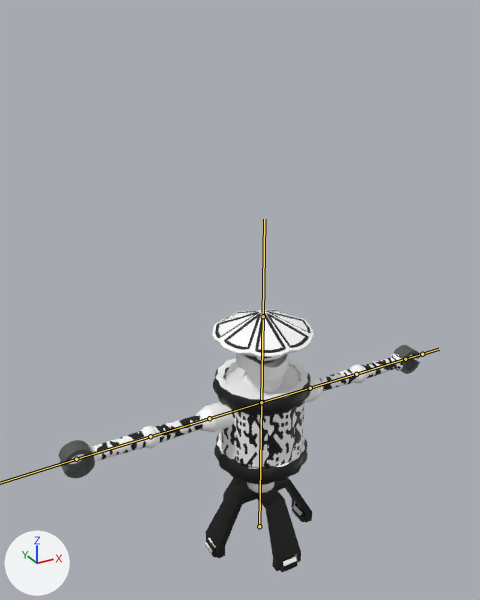
The FBX model Assets/art/player/mesh/robotLumberjackRigged.fbx as it was, and as the next commit left it.
One viewpoint serves both versions: a camera (50 mm lens) standing at (-3.55, -5.9, 6.4) and looking at (-0.3, 0.01, 3.45). The lights are fixed; the arrows at lower left show +X, +Y and +Z. The bones that bend it are drawn over the model as lines.

Names of what the first picture shows: 'player'.
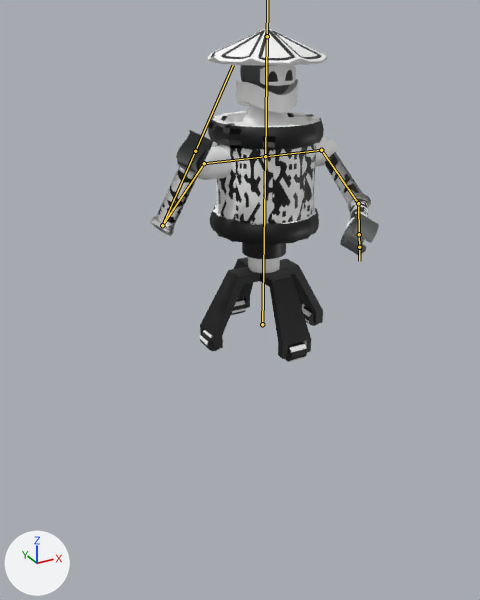
The newer file adds an action. The first version stands in its rest pose; the second is drawn at frame 1 of the action 'Armature.001|CubeAction'.

Pixel boxes (x1, y1, x2, y2) of what changed, in the pictures (480 x 600 px):
'player', posed (37% narrower, 27% taller)
    before: (58, 309, 420, 572)
    after: (150, 27, 379, 362)
bone 'arm.R', root to tip
    before: (209, 418) to (150, 436)
    after: (204, 163) to (162, 225)
bone 'foreArm.R', root to tip
    before: (150, 436) to (76, 459)
    after: (162, 225) to (195, 151)
bone 'arm.L', root to tip
    before: (310, 388) to (356, 374)
    after: (321, 150) to (358, 203)
bone 'foreArm.L', root to tip
    before: (356, 374) to (405, 359)
    after: (358, 203) to (359, 234)

The change in detail:
Object 'Armature.001' (bone_rig_object) moves from (0.0, 0.0, 0.0) to (0.0, 0.0, 2.968).
Bone 'arm.R' (bone_arm_r) turns from (0, 0, 0) to (71, 39, 53) degrees about its own x, y and z.
Bone 'foreArm.R' (bone_forearm_r) turns from (0, 0, 0) to (23, -62, -167) degrees about its own x, y and z.
Bone 'arm.L' (bone_arm_l) turns from (0, 0, 0) to (-58, -41, -32) degrees about its own x, y and z.
Bone 'foreArm.L' (bone_forearm_l) turns from (0, 0, 0) to (-32, 32, -69) degrees about its own x, y and z.
